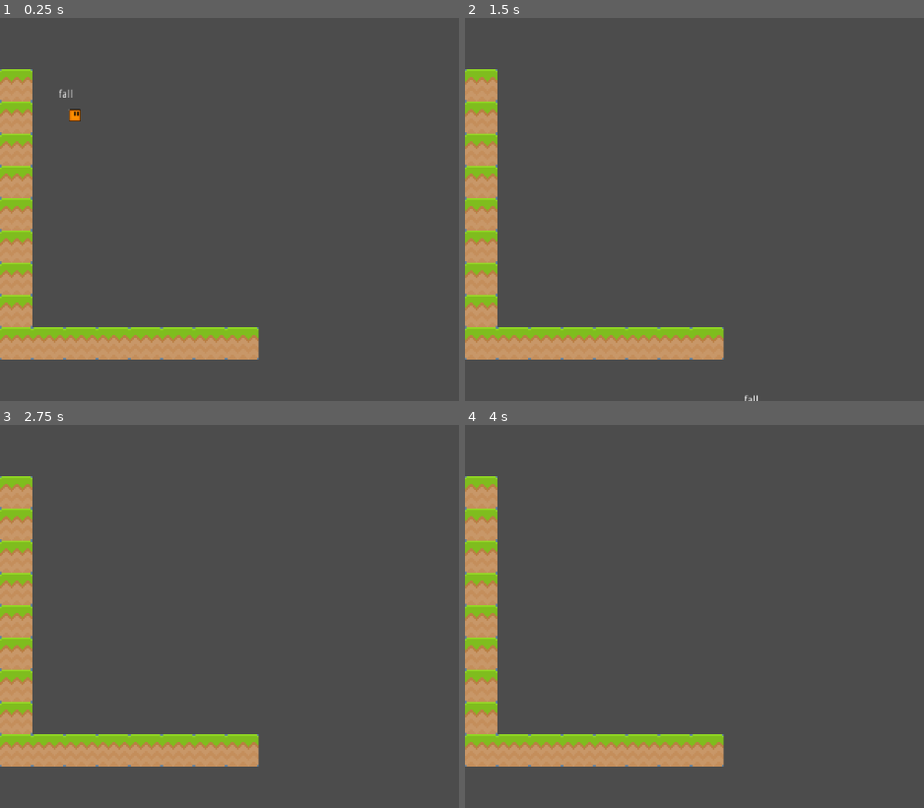
Above: before the commit, frames 1-4 (two rows, left to right).
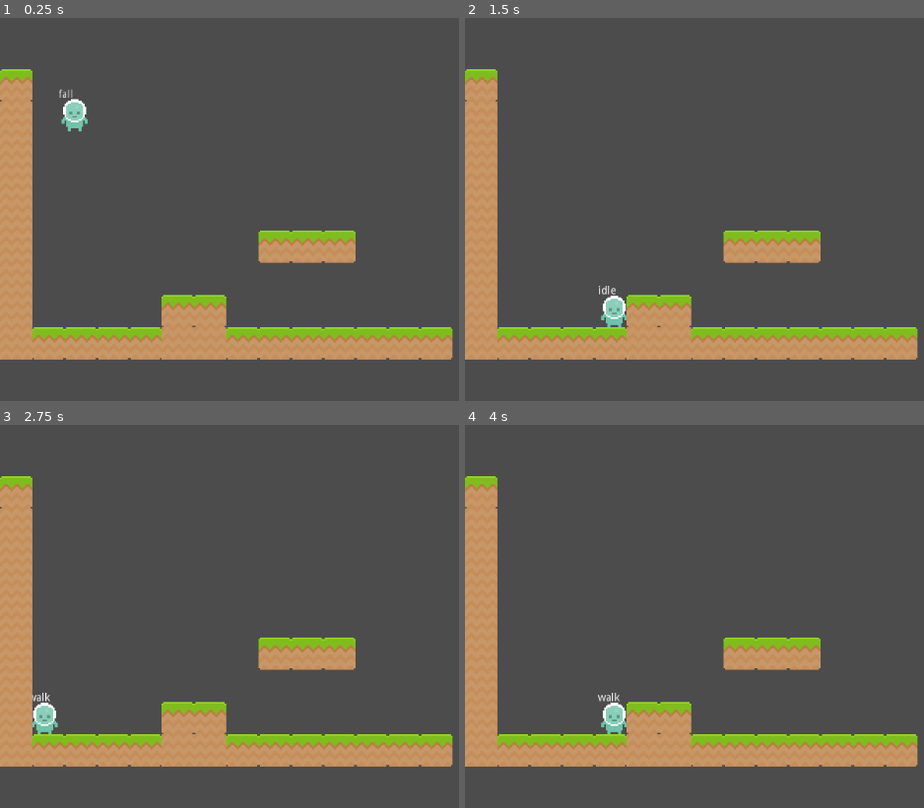
Above: after the commit, the same moments.

Repository: notapixelstudio/evolvania
Game: Godot game, scene res://screens/game_screen/Game.tscn
The game is run twice, just before and just after one commit, with the same random seed, the same clock (stepped at 60 frames per second) and the same inputs.
Inputs (mouse positions are in pixels of both pictures, inside the frame that each line leads up to):
- Up to frame 1 (0.25 s): no input
- Up to frame 2 (1.5 s): tap Enter (ui_accept) at 0.5, 0.77 s; move the mouse to (outside the picture) at 0.52 s; hold Right (ui_right) 0.53-1.25 s; click (outside the picture) at 0.67 s; drag from (703, 194) to (818, 263) at 1.27 s
- Up to frame 3 (2.75 s): tap Enter (ui_accept) at 2 s; move the mouse to (outside the picture) at 2.02 s; hold Left (ui_left) from 2.03 s (still down)
- Up to frame 4 (4 s): release Left (ui_left) at 2.75 s; tap Enter (ui_accept) at 2.75, 3.5, 3.77 s; drag from (818, 670) to (621, 509) at 2.77 s; move the mouse to (outside the picture) at 3.52 s; hold Right (ui_right) from 3.53 s (still down)

The runs differ from the first frame. In frame 1, 9.0% of the frame differs, in the area x 0-99%, y 13-90%; in frame 2, 9.0%, in the area x 0-99%, y 13-100%; in frame 3, 9.0%; in frame 4, 9.0%.

Commit message:
Better hero art, starting level design

Diff:
--- a/actors/HeroWithState.tscn
+++ b/actors/HeroWithState.tscn
@@ -1,7 +1,7 @@
 [gd_scene load_steps=10 format=2]
 
 [ext_resource path="res://actors/Hero.gd" type="Script" id=1]
-[ext_resource path="res://actors/blocks.png" type="Texture" id=2]
+[ext_resource path="res://assets/tiles/spritesheet.png" type="Texture" id=2]
 [ext_resource path="res://actors/state_machine/state_machine.tscn" type="PackedScene" id=3]
 [ext_resource path="res://actors/state_machine/states/dash.gd" type="Script" id=4]
 [ext_resource path="res://actors/state_machine/states/walk.gd" type="Script" id=5]
@@ -12,7 +12,7 @@
 [sub_resource type="RectangleShape2D" id=1]
 
 custom_solver_bias = 0.0
-extents = Vector2( 20, 20 )
+extents = Vector2( 16, 20 )
 
 [node name="Hero" type="KinematicBody2D"]
 input_pickable = false
@@ -36,10 +36,12 @@
 dash = "ui_cancel"
 
 [node name="Sprite" type="Sprite" parent="."]
+position = Vector2( -2, 0 )
+scale = Vector2( 2, 2 )
 texture = ExtResource( 2 )
 region_enabled = true
-region_rect = Rect2( 64, 0, 16, 16 )
-_sections_unfolded = [ "Region" ]
+region_rect = Rect2( 438, 3, 23, 21 )
+_sections_unfolded = [ "Region", "Transform", "texture" ]
 
 [node name="CollisionShape2D" type="CollisionShape2D" parent="."]
 shape = SubResource( 1 )
--- a/assets/tiles/tileset.tres
+++ b/assets/tiles/tileset.tres
@@ -1,8 +1,13 @@
-[gd_resource type="TileSet" load_steps=3 format=2]
+[gd_resource type="TileSet" load_steps=4 format=2]
 
 [ext_resource path="res://assets/tiles/spritesheet.png" type="Texture" id=1]
 
 [sub_resource type="ConvexPolygonShape2D" id=1]
+
+custom_solver_bias = 0.0
+points = PoolVector2Array( 0, 0, 21, 0, 21, 21, 0, 21 )
+
+[sub_resource type="ConvexPolygonShape2D" id=2]
 
 custom_solver_bias = 0.0
 points = PoolVector2Array( 0, 0, 21, 0, 21, 21, 0, 21 )
@@ -24,3 +29,18 @@
 "shape_transform": Transform2D( 1, 0, 0, 1, 0, 0 )
 } ]
 0/z_index = 0
+1/name = "wall"
+1/texture = ExtResource( 1 )
+1/tex_offset = Vector2( 0, 0 )
+1/modulate = Color( 1, 1, 1, 1 )
+1/region = Rect2( 49, 118, 21, 21 )
+1/tile_mode = 0
+1/occluder_offset = Vector2( 0, 0 )
+1/navigation_offset = Vector2( 0, 0 )
+1/shapes = [ {
+"autotile_coord": Vector2( 0, 0 ),
+"one_way": false,
+"shape": SubResource( 2 ),
+"shape_transform": Transform2D( 1, 0, 0, 1, 0, 0 )
+} ]
+1/z_index = 0
--- a/screens/game_screen/Game.tscn
+++ b/screens/game_screen/Game.tscn
@@ -34,5 +34,5 @@
 collision_mask = 1
 occluder_light_mask = 1
 format = 1
-tile_data = PoolIntArray( 262144, 0, 0, 327680, 0, 0, 393216, 0, 0, 458752, 0, 0, 524288, 0, 0, 589824, 0, 0, 655360, 0, 0, 720896, 0, 0, 786432, 0, 0, 786433, 0, 0, 786434, 0, 0, 786435, 0, 0, 786436, 0, 0, 786437, 0, 0, 786438, 0, 0, 786439, 0, 0 )
+tile_data = PoolIntArray( 262144, 0, 0, 327680, 1, 0, 393216, 1, 0, 458752, 1, 0, 524288, 1, 0, 589824, 1, 0, 589832, 0, 0, 589833, 0, 0, 589834, 0, 0, 655360, 1, 0, 720896, 1, 0, 720901, 0, 0, 720902, 0, 0, 786432, 1, 0, 786433, 0, 0, 786434, 0, 0, 786435, 0, 0, 786436, 0, 0, 786437, 1, 0, 786438, 1, 0, 786439, 0, 0, 786440, 0, 0, 786441, 0, 0, 786442, 0, 0, 786443, 0, 0, 786444, 0, 0, 786445, 0, 0 )
 _sections_unfolded = [ "Cell", "Transform", "tile_set" ]
Binary file changed: assets/tiles/spritesheet.png
